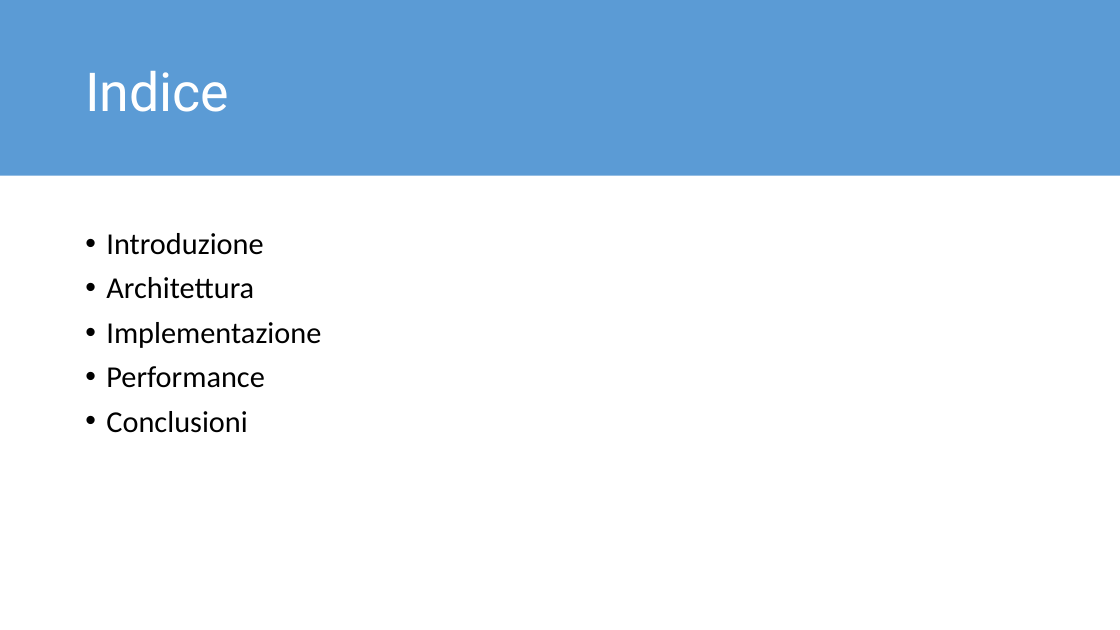
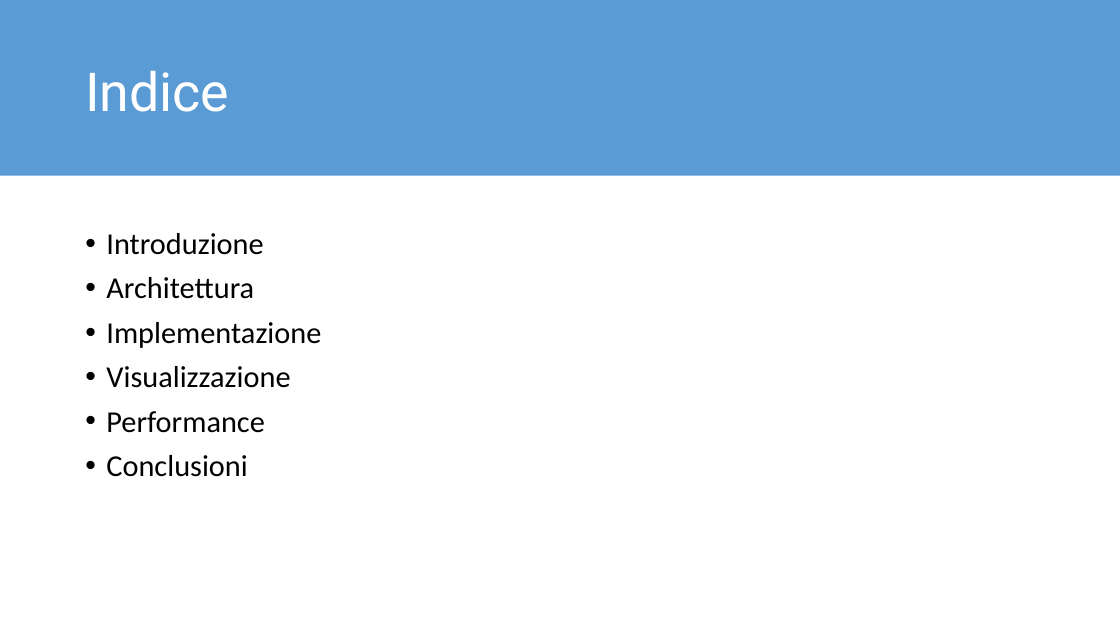
Before and after one commit to Alefanfi/SABD, a slide deck: slide 2 of relazione/presentazione.pptx. Drawn at 1120x630 pixels with LibreOffice and Linux fonts; fonts in the diff are those of the drawing. Boxes give left, top, right and bottom in pixels: in the first picture for what was removed or moved away, otherwise in the second. Text is boxed around its words. In the diff, an @@ line names an element or a change of style, - is before the commit and + after.

```diff
--- a/relazione/presentazione.pptx
+++ b/relazione/presentazione.pptx
@@ text at (x1=106, y1=366, x2=290, y2=388): paragraph added @@
+• Visualizzazione
```
Also in this commit, not shown: 4 slides added, 2 other files.
